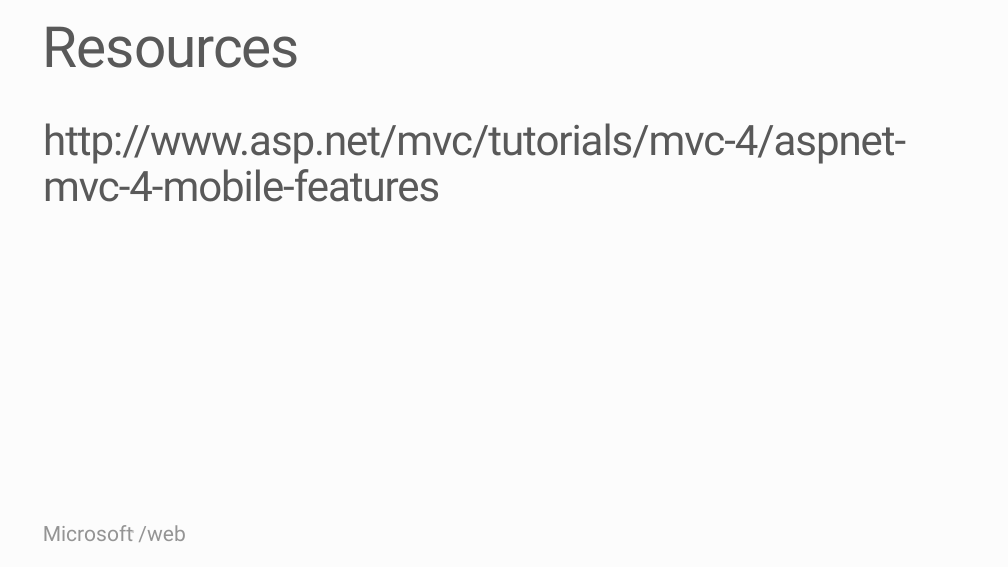
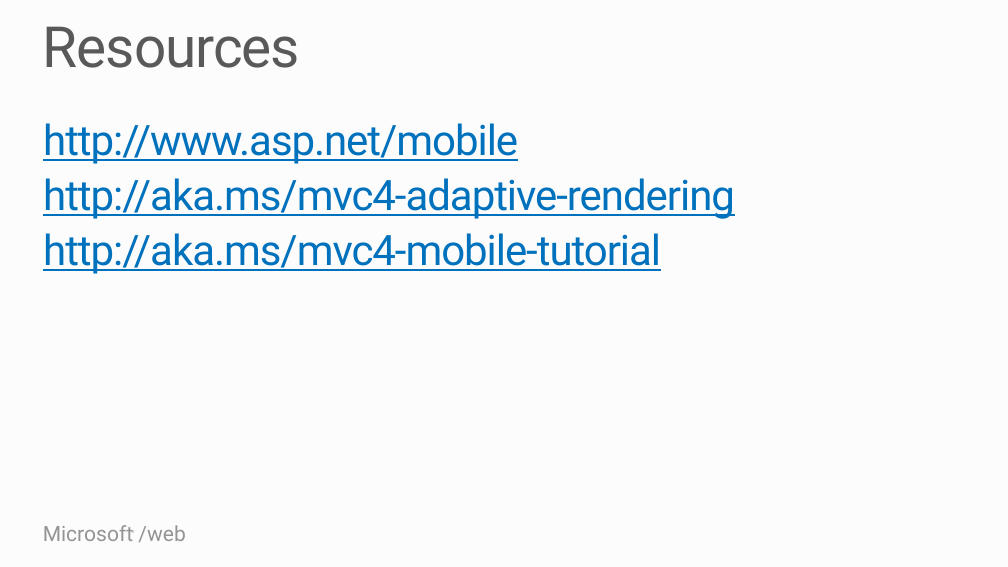
Before and after one commit to Microsoft-Web/PRESENTATION-BuildingForTheMobileWeb, a slide deck: slide 10 of BuildingForTheMobileWeb.pptx (slide 9 before the commit). Drawn at 1008x567 pixels with LibreOffice and Linux fonts; fonts in the diff are those of the drawing. Boxes give left, top, right and bottom in pixels: in the first picture for what was removed or moved away, otherwise in the second. Text is boxed around its words. In the diff, an @@ line names an element or a change of style, - is before the commit and + after.

```diff
--- a/BuildingForTheMobileWeb.pptx
+++ b/BuildingForTheMobileWeb.pptx
@@ text at [43,123,735,274]: text changed; text colour #595959 to #0071BC @@
-http://www.asp.net/mvc/tutorials/mvc-4/aspnet-mvc-4-mobile-features
+http://www.asp.net/mobile
+http://aka.ms/mvc4-adaptive-rendering
+http://aka.ms/mvc4-mobile-tutorial
```
Also in this commit, not shown: 2 other slides changed, 1 slide added.
